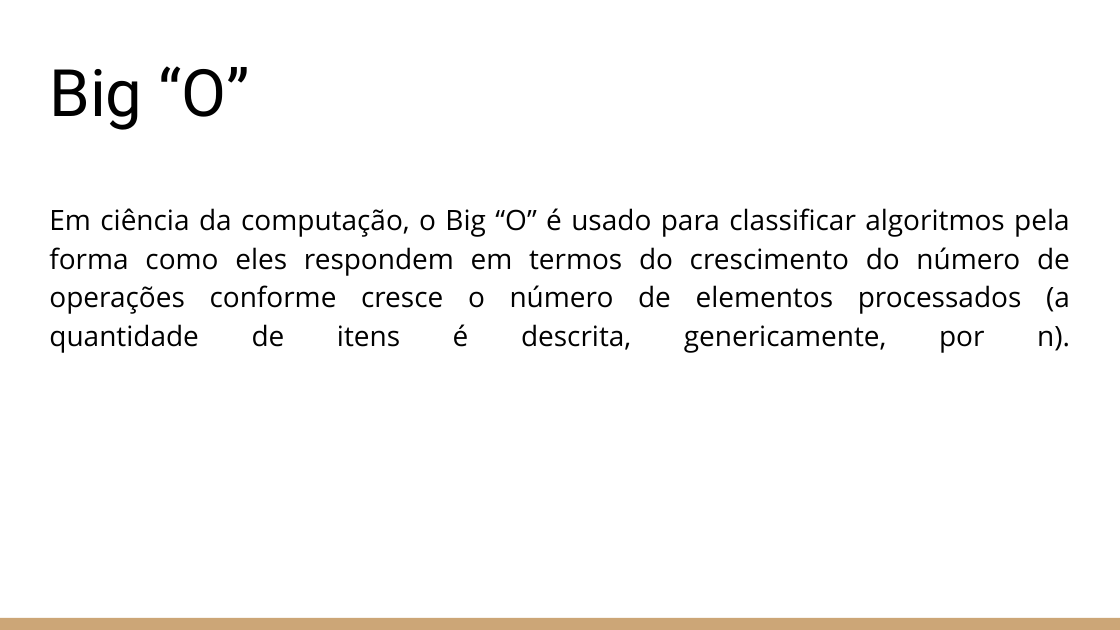
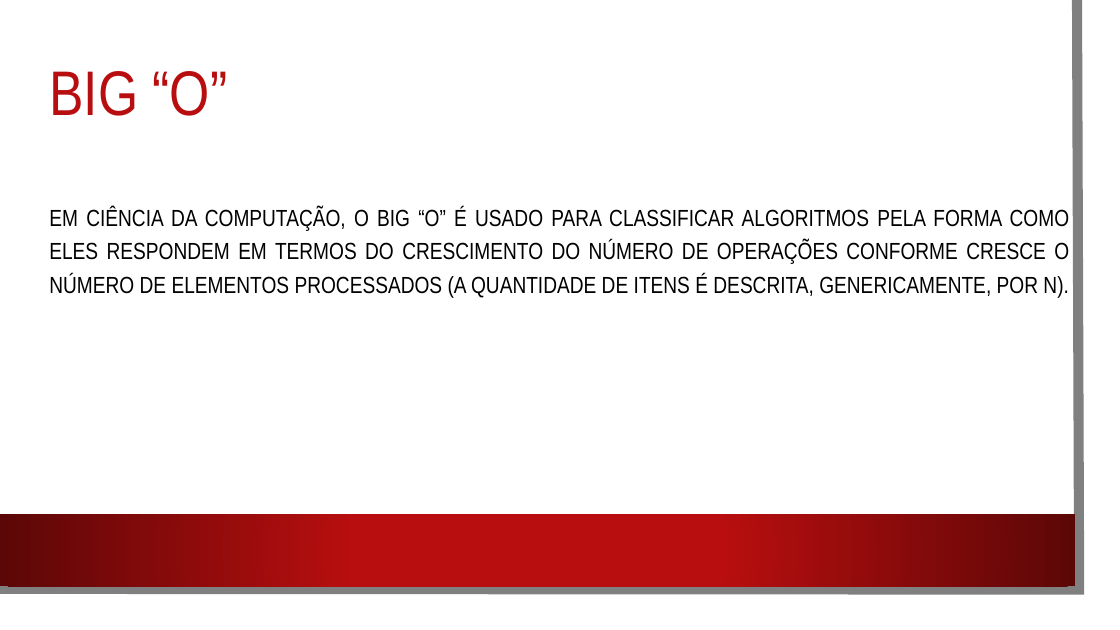
Before and after one commit to gujahlive/Aulas-C, a slide deck: slide 7 of TRABALHOS/MERGE SORT/Algoritmos de ordenação.pptx. Drawn at 1120x630 pixels with LibreOffice and Linux fonts; fonts in the diff are those of the drawing; background and template pictures are left out. Boxes give left, top, right and bottom in pixels: in the first picture for what was removed or moved away, otherwise in the second. Text is boxed around its words. In the diff, an @@ line names an element or a change of style, - is before the commit and + after.

```diff
--- a/TRABALHOS/MERGE SORT/Algoritmos de ordenação.pptx
+++ b/TRABALHOS/MERGE SORT/Algoritmos de ordenação.pptx
@@ rectangle added at <box>0,0,1101,610</box>, fill #FFFFFF @@
@@ freeform shape added at <box>0,0,1080,590</box>, outline #808080 6.5 pt @@
@@ title at <box>49,71,227,116</box>: text changed; size 42 to 40.5 pt; font Roboto to Arial Narrow; text colour #000000 to #B80E0F @@
-Big “O”
+BIG “O”
@@ text at <box>49,207,1069,298</box>: text changed; size 18 to 15 pt; font Open Sans to Arial Narrow @@
-Em ciência da computação, o Big “O” é usado para classificar algoritmos pela forma como eles respondem em termos do crescimento do número de operações conforme cresce o número de elementos processados (a quantidade de itens é descrita, genericamente, por n).
+EM CIÊNCIA DA COMPUTAÇÃO, O BIG “O” É USADO PARA CLASSIFICAR ALGORITMOS PELA FORMA COMO ELES RESPONDEM EM TERMOS DO CRESCIMENTO DO NÚMERO DE OPERAÇÕES CONFORME CRESCE O NÚMERO DE ELEMENTOS PROCESSADOS (A QUANTIDADE DE ITENS É DESCRITA, GENERICAMENTE, POR N).
@@ rectangle: place and size @@
-rectangle at <box>0,618,1120,630</box>
+rectangle at <box>0,514,1075,586</box>
@@ rectangle at <box>0,514,1075,586</box>: fill #CCA677 to gradient #B80E0F to #5C0707 @@
```
Also in this commit, not shown: 19 other slides changed, 6 other files.
